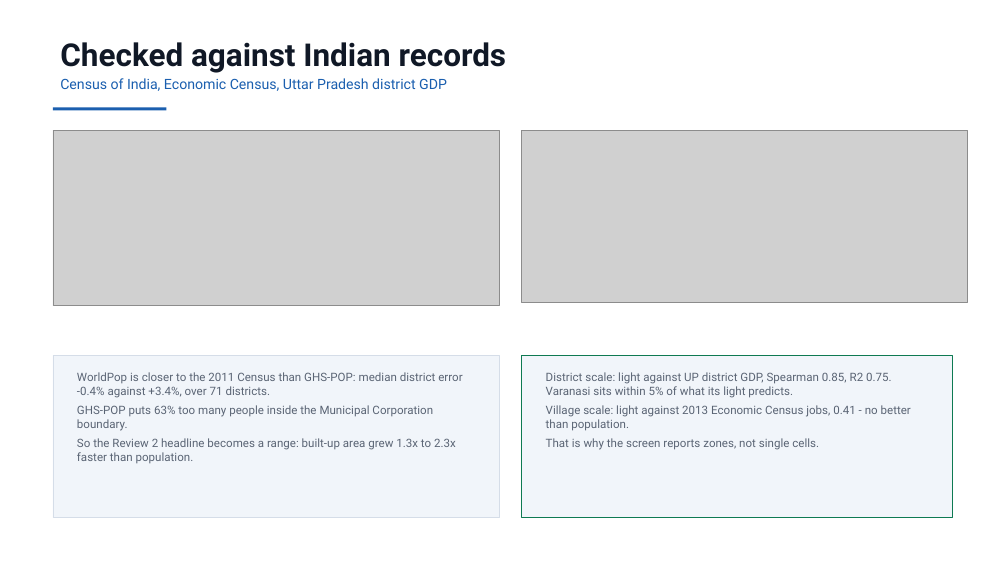
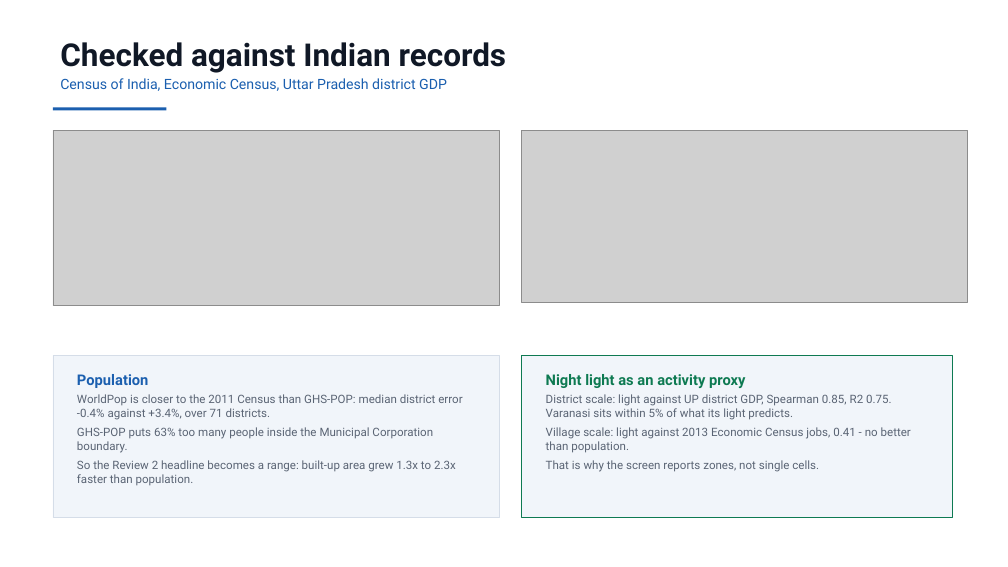
Before and after one commit to Preygle/satellite-ecomony-predection, a slide deck: slide 14 of docs/Review3_Presentation.pptx. Drawn at 1008x567 pixels with LibreOffice and Linux fonts; fonts in the diff are those of the drawing; grey boxes stand for pictures. Boxes give left, top, right and bottom in pixels: in the first picture for what was removed or moved away, otherwise in the second. Text is boxed around its words. In the diff, an @@ line names an element or a change of style, - is before the commit and + after.

```diff
--- a/docs/Review3_Presentation.pptx
+++ b/docs/Review3_Presentation.pptx
@@ text at <box>77,374,148,388</box>: paragraph added @@
+Population
@@ text at <box>546,374,745,388</box>: paragraph added @@
+Night light as an activity proxy
```
Also in this commit, not shown: 2 other slides changed, 2 other files.
